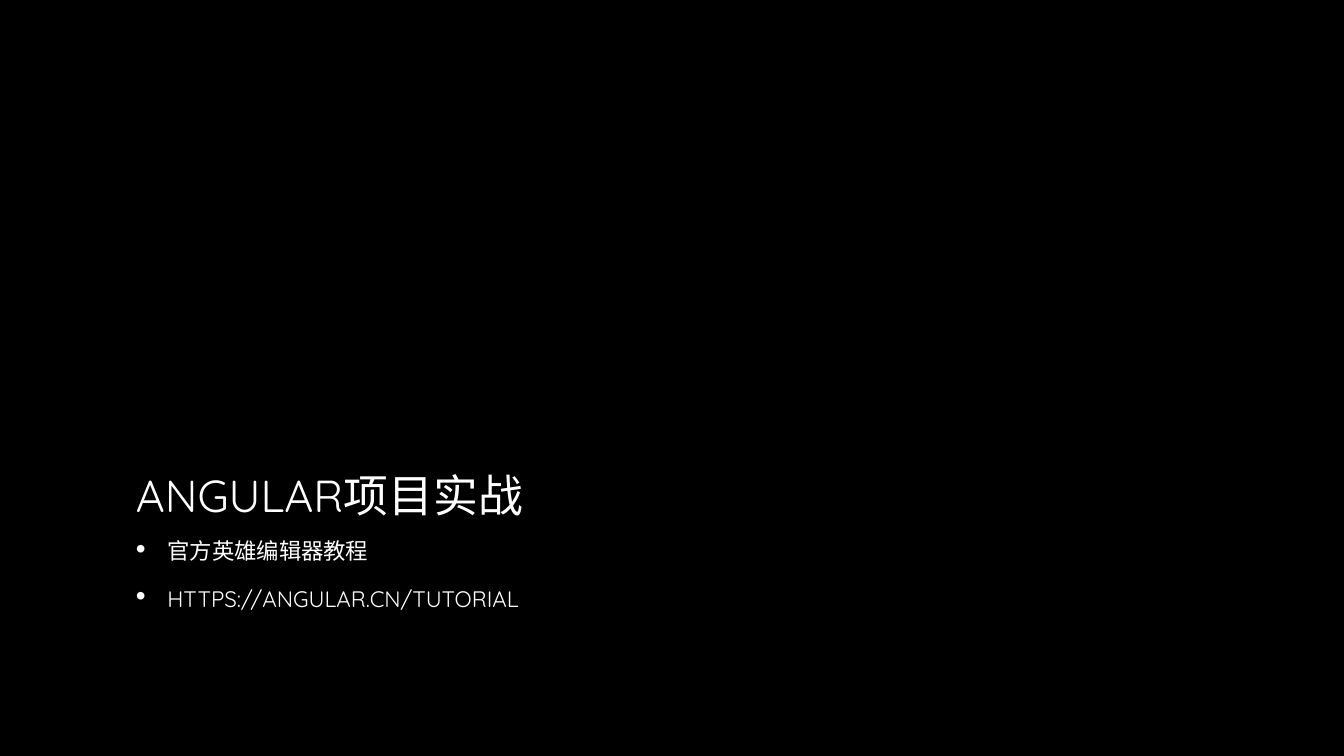
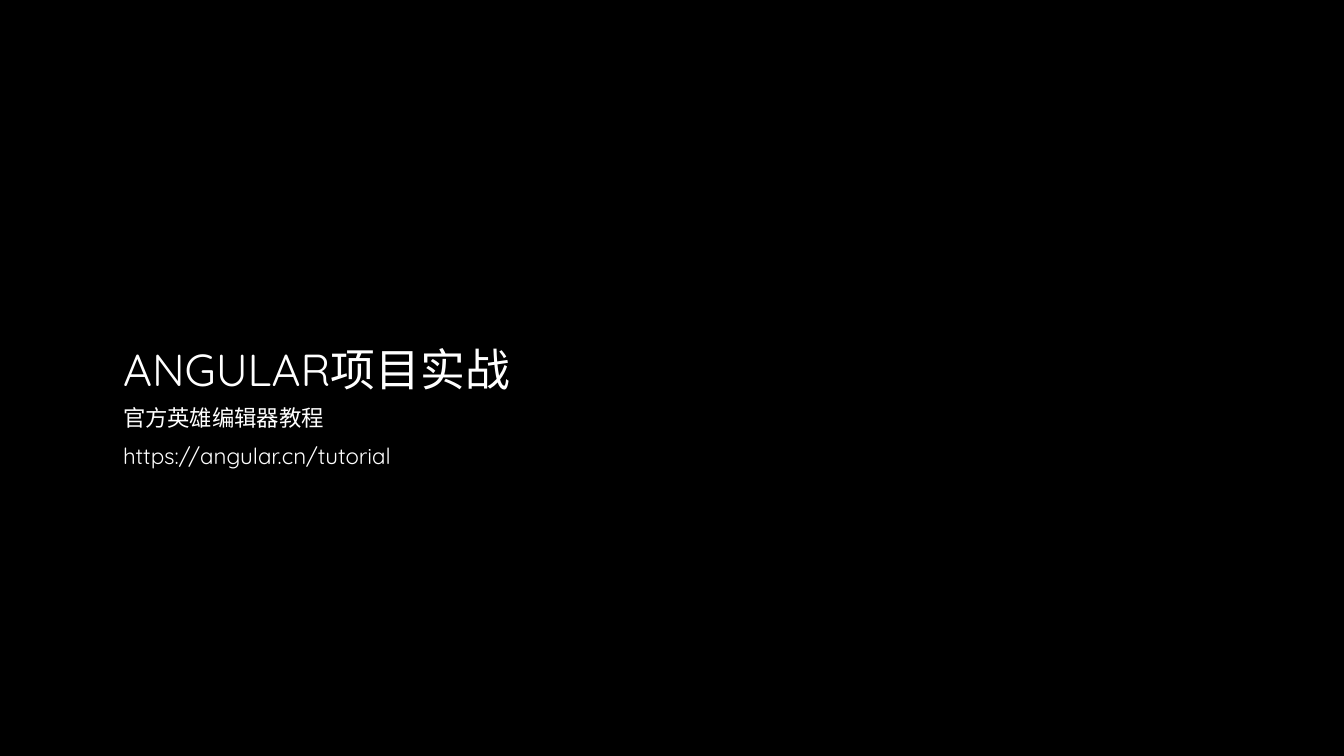
Before and after one commit to lee813/ECVFrontend, a slide deck: slide 39 of 前端课程.pptx (slide 36 before the commit). Drawn at 1344x756 pixels with LibreOffice and Linux fonts; fonts in the diff are those of the drawing; background and template pictures are left out. Boxes give left, top, right and bottom in pixels: in the first picture for what was removed or moved away, otherwise in the second. Text is boxed around its words. In the diff, an @@ line names an element or a change of style, - is before the commit and + after.

```diff
--- a/前端课程.pptx
+++ b/前端课程.pptx
@@ title "ANGULAR项目实战": place and size @@
-title "ANGULAR项目实战" at <box>136,474,523,516</box>
+title "ANGULAR项目实战" at <box>123,348,510,390</box>
@@ title "ANGULAR项目实战" at <box>123,348,510,390</box>: text colour gradient #FFFFFF to #A6A6A6 to #FFFFFF; line spacing 1 to 0.9 @@
@@ text "官方英雄编辑器教程": place and size @@
-text "官方英雄编辑器教程" at <box>167,540,518,610</box>
+text "官方英雄编辑器教程" at <box>123,407,391,469</box>
@@ text "官方英雄编辑器教程" at <box>123,407,391,469</box>: size 20 to 16 pt, text colour gradient #FFFFFF to #BFBFBF to #FFFFFF, small capitals off; bullet • to none; line spacing 1 to 0.9 @@
```
Also in this commit, not shown: 39 other slides changed, 5 slides added, 2 slides removed.
